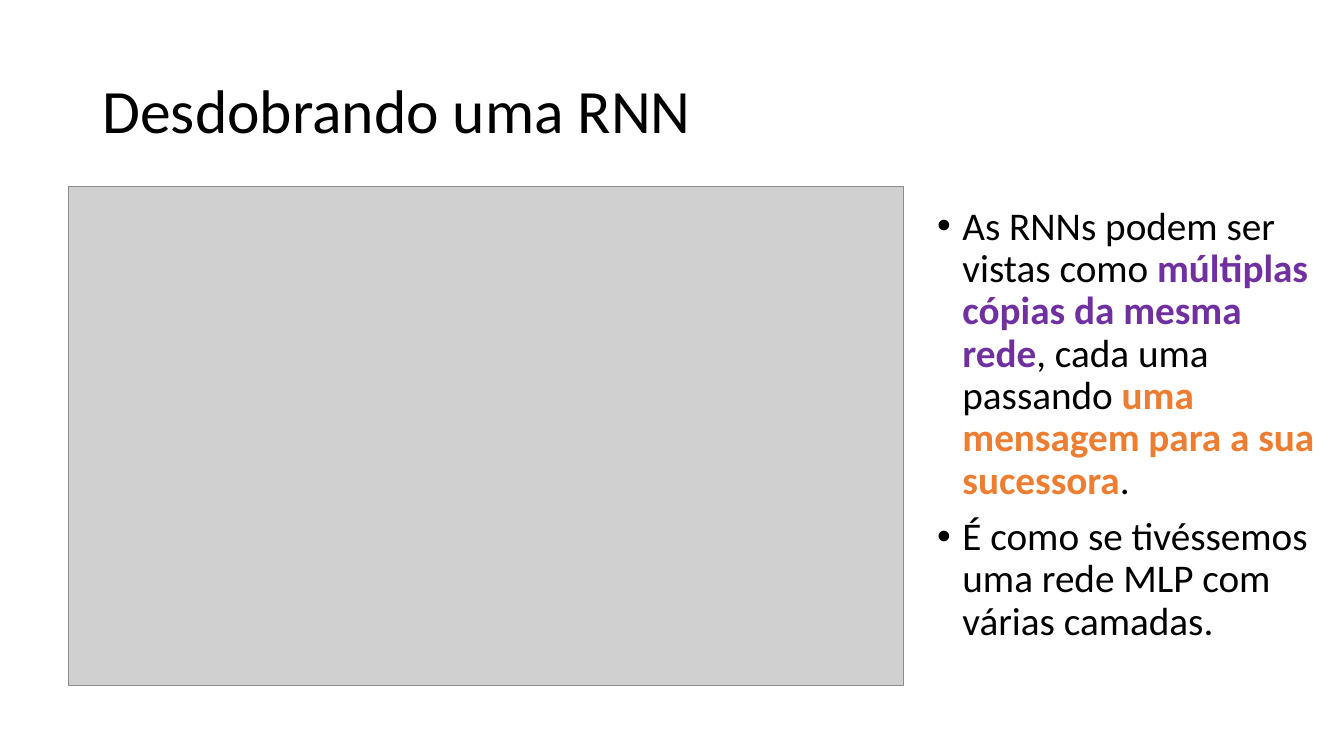
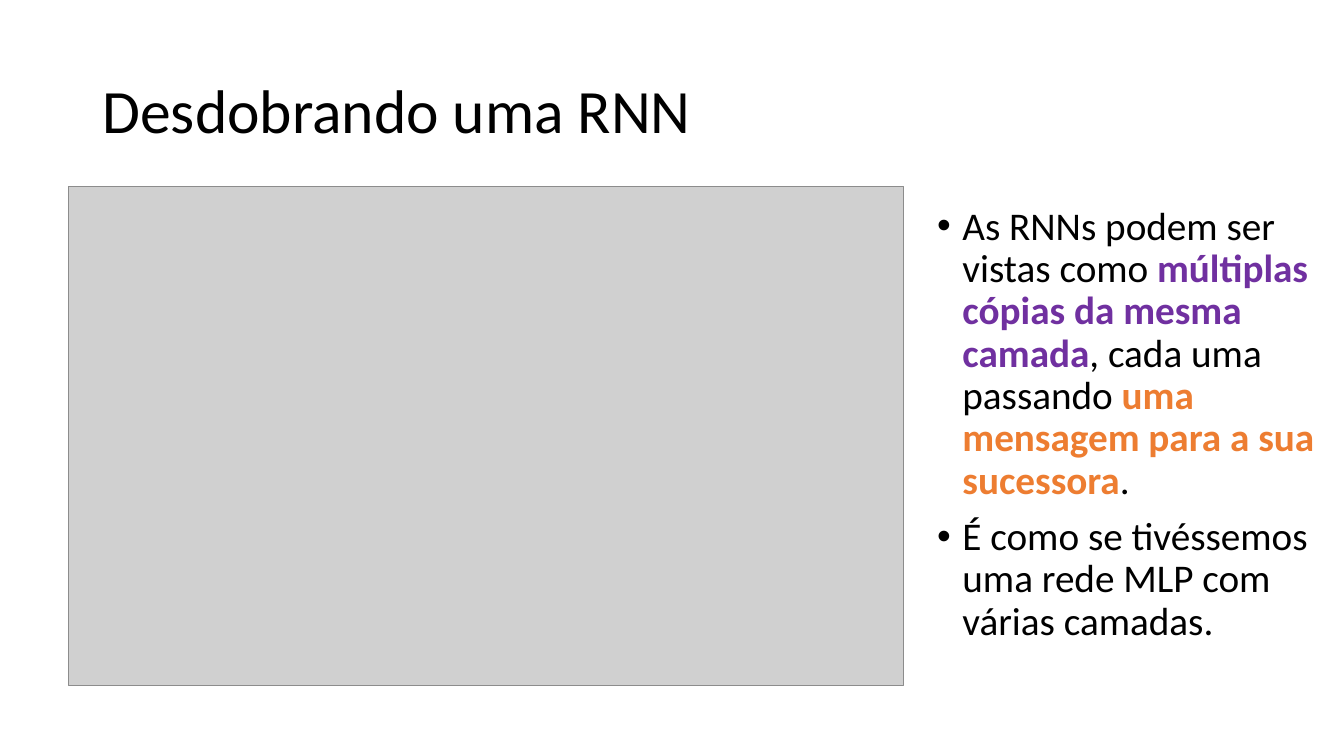
Before and after one commit to zz4fap/c24_inteligencia_artificial, a slide deck: slide 17 of slides/C24_RNN.pptx. Drawn at 1344x756 pixels with LibreOffice and Linux fonts; fonts in the diff are those of the drawing; grey boxes stand for pictures. Boxes give left, top, right and bottom in pixels: in the first picture for what was removed or moved away, otherwise in the second. Text is boxed around its words. In the diff, an @@ line names an element or a change of style, - is before the commit and + after.

```diff
--- a/slides/C24_RNN.pptx
+++ b/slides/C24_RNN.pptx
@@ text at (962, 212, 1314, 495): text changed @@
-• As RNNs podem ser vistas como múltiplas cópias da mesma rede, cada uma passando uma mensagem para a sua sucessora.
+• As RNNs podem ser vistas como múltiplas cópias da mesma camada, cada uma passando uma mensagem para a sua sucessora.
```
Also in this commit, not shown: 18 other slides changed, 1 other file.
